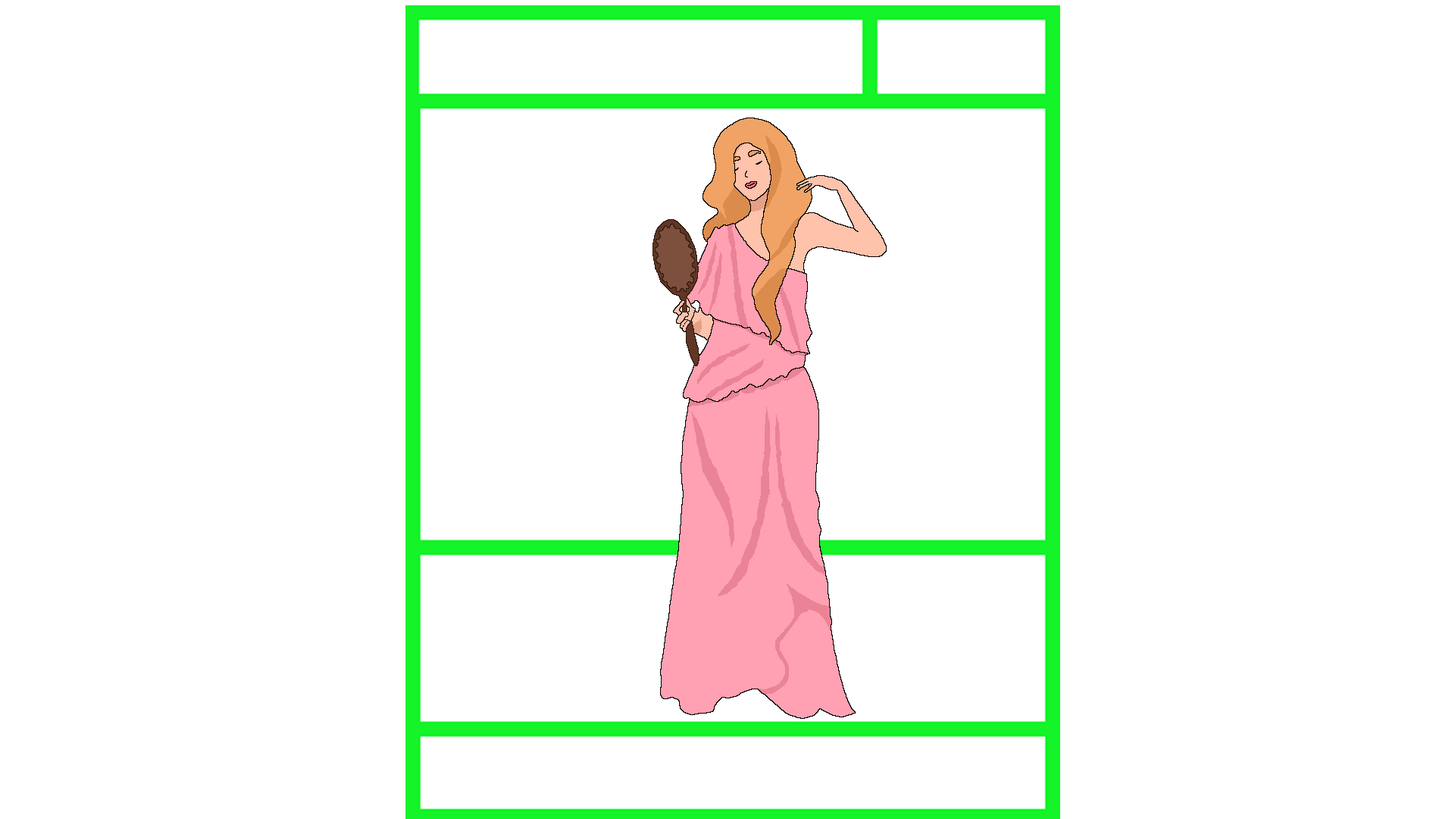
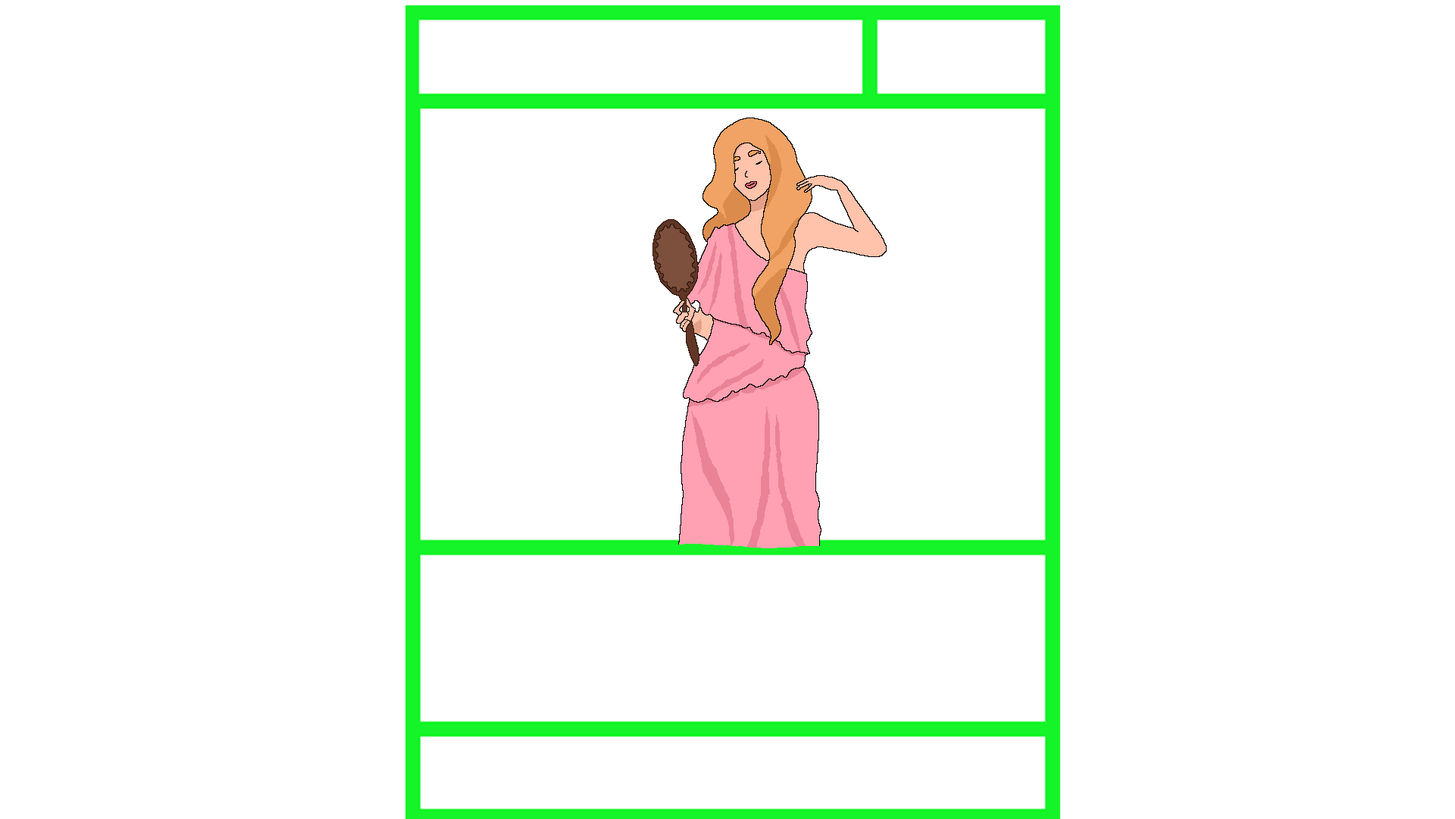
Two versions of the same layered image (1455px x 819px). Layer-by-layer changes:
renamed "Ebene 1" to "Aphrodite", painted on it over [660, 543, 856, 719]
